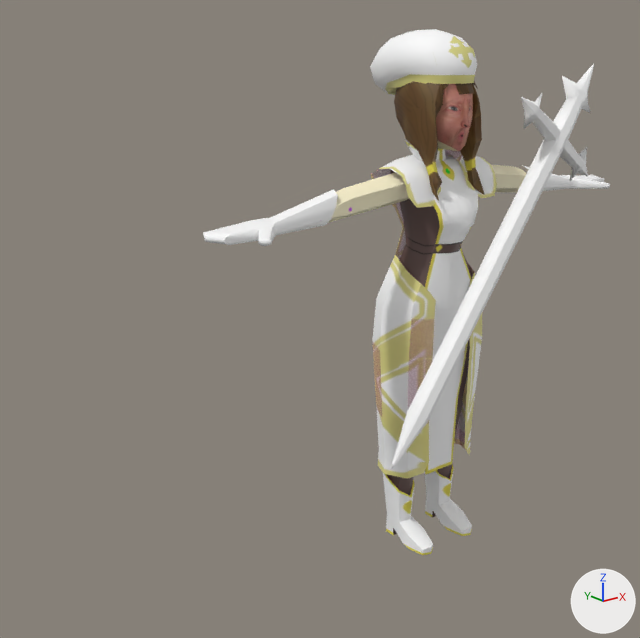
One commit to the FBX model Assets/Animations/Characters/Healer/WMgCast.fbx: the scene before it, then after it.
Camera for both pictures: a 50 mm camera at (-3.65, -7.68, 6.43) aimed at (2.63, 0.16, 3.3). The lights are fixed; the arrows at lower right show +X, +Y and +Z. Where no turn or scale is listed for an object, it has been applied to the vertices.

Names of what the first picture shows: 'Mage', 'Staff'.
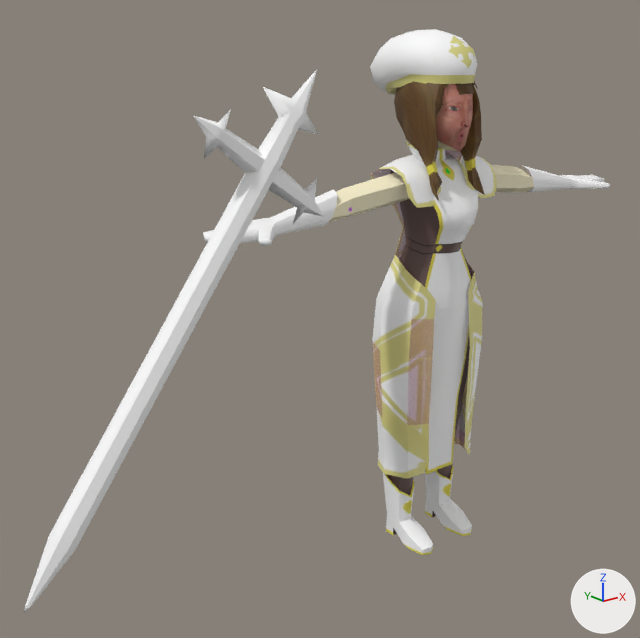
The change, as a diff of the scene's bpy script:
```diff
--- a/Assets/Animations/Characters/Healer/WMgCast.fbx.py
+++ b/Assets/Animations/Characters/Healer/WMgCast.fbx.py
@@ ob_staff @@
 ob_staff = bpy.data.objects.new('Staff', me_mesh_001)
-ob_staff.location = (4.45, -1.07, 4.24)
+ob_staff.location = (0.2, -1.07, 4.24)
```

Location of each change, (x1, y1, x2, y2) in pixels of the pictures (640 x 638 px):
'Staff', moved: before (391, 64, 594, 470); after (23, 70, 323, 615)
